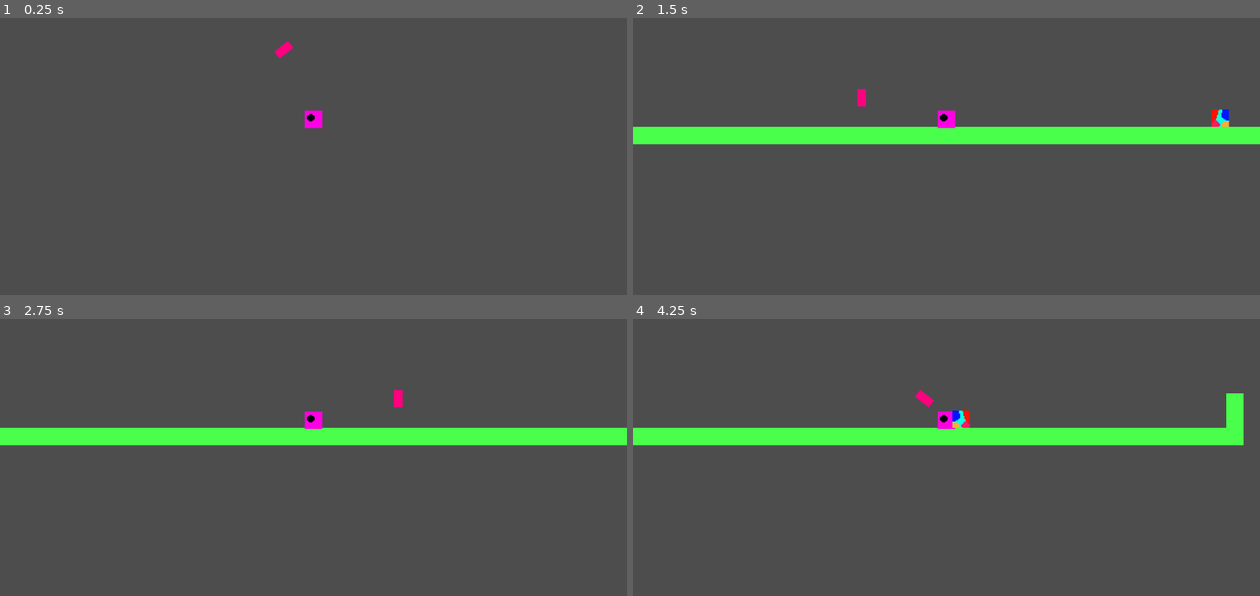
Above: before the commit, frames 1-4 (two rows, left to right).
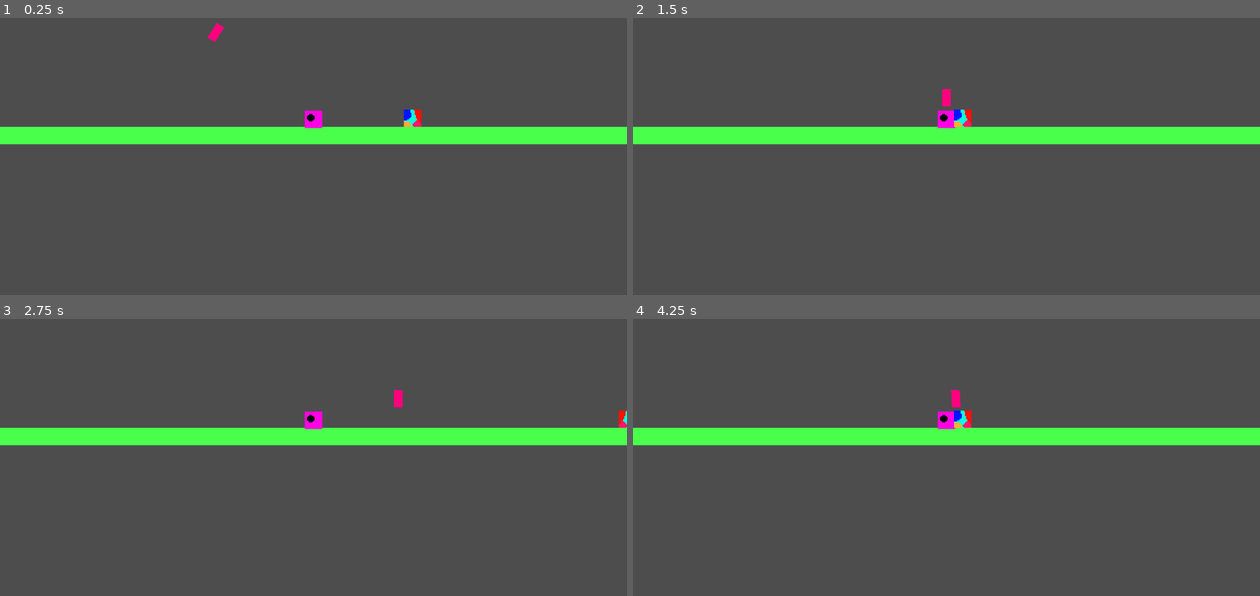
Above: after the commit, the same moments.

Repository: InfinityDxD/prueba
Game: Godot game, scene res://test.tscn
The game is run twice, just before and just after one commit, with the same random seed, the same clock (stepped at 60 frames per second) and the same inputs.
Inputs:
- Up to frame 1 (0.25 s): no input
- Up to frame 2 (1.5 s): tap Enter (ui_accept) at 0.5, 0.77 s; hold Right (ui_right) from 0.53 s (still down)
- Up to frame 3 (2.75 s): tap Enter (ui_accept) at 1.52 s; release Right (ui_right) at 2.03 s; hold Left (ui_left) from 2.03 s (still down)
- Up to frame 4 (4.25 s): release Left (ui_left) at 2.78 s; hold Right (ui_right) from 2.78 s (still down); tap Enter (ui_accept) at 3.02, 3.77 s

The runs differ from the first frame. In frame 1, 6.9% of the frame differs, in the area x 0-100%, y 1-46%; in frame 2, 0.5%; in frame 3, less than 0.1%; in frame 4, 0.8%.

Commit message:
correcion de enemigo

Diff:
--- a/enemy.gd
+++ b/enemy.gd
@@ -55,15 +55,19 @@
 	move_and_slide()
 
 
+@export var stop_distance: float = 20.0  ## Distancia mínima antes de dejar de perseguir/acercarse
+
 func _chase_player() -> void:
-	direction = sign(player.global_position.x - global_position.x)
-	if direction == 0:
-		direction = 1
+	var dist_x: float = player.global_position.x - global_position.x
+
+	# Si ya estamos lo bastante cerca en X, no seguimos empujando el movimiento
+	if abs(dist_x) < stop_distance:
+		velocity.x = 0
+		return
+
+	direction = sign(dist_x)
 
 	var front_ray: RayCast2D = raycast_right if direction > 0 else raycast_left
-	var lado := "DERECHA" if direction > 0 else "IZQUIERDA"
-	var detecta_player := front_ray.is_colliding() and front_ray.get_collider() == player
-	print("Player está a la ", lado, " | raycast frontal detecta player: ", detecta_player)
 
 	if front_ray.is_colliding() and _is_wall(front_ray.get_collider()):
 		velocity.x = 0
@@ -71,6 +75,7 @@
 		velocity.x = direction * speed
 
 	_update_facing()
+
 
 
 func _patrol() -> void:
--- a/player.tscn
+++ b/player.tscn
@@ -6,9 +6,9 @@
 [sub_resource type="RectangleShape2D" id="RectangleShape2D_i3pqv"]
 size = Vector2(14, 14)
 
-[node name="player" type="Node2D" unique_id=797367852 groups=["player"]]
+[node name="player" type="Node2D" unique_id=797367852]
 
-[node name="CharacterBody2D" type="CharacterBody2D" parent="." unique_id=1808943312]
+[node name="CharacterBody2D" type="CharacterBody2D" parent="." unique_id=1808943312 groups=["player"]]
 script = ExtResource("1_onrkg")
 
 [node name="Sprite2D" type="Sprite2D" parent="CharacterBody2D" unique_id=102245361]
--- a/test.tscn
+++ b/test.tscn
@@ -10,7 +10,7 @@
 [node name="world" parent="." unique_id=271936559 instance=ExtResource("2_6uqi0")]
 
 [node name="player" parent="world" unique_id=797367852 instance=ExtResource("1_8uh7m")]
-position = Vector2(170, 379)
+position = Vector2(704, 625)
 
 [node name="sword" parent="world" unique_id=8459676 instance=ExtResource("3_6uqi0")]
 position = Vector2(-63, 108)
